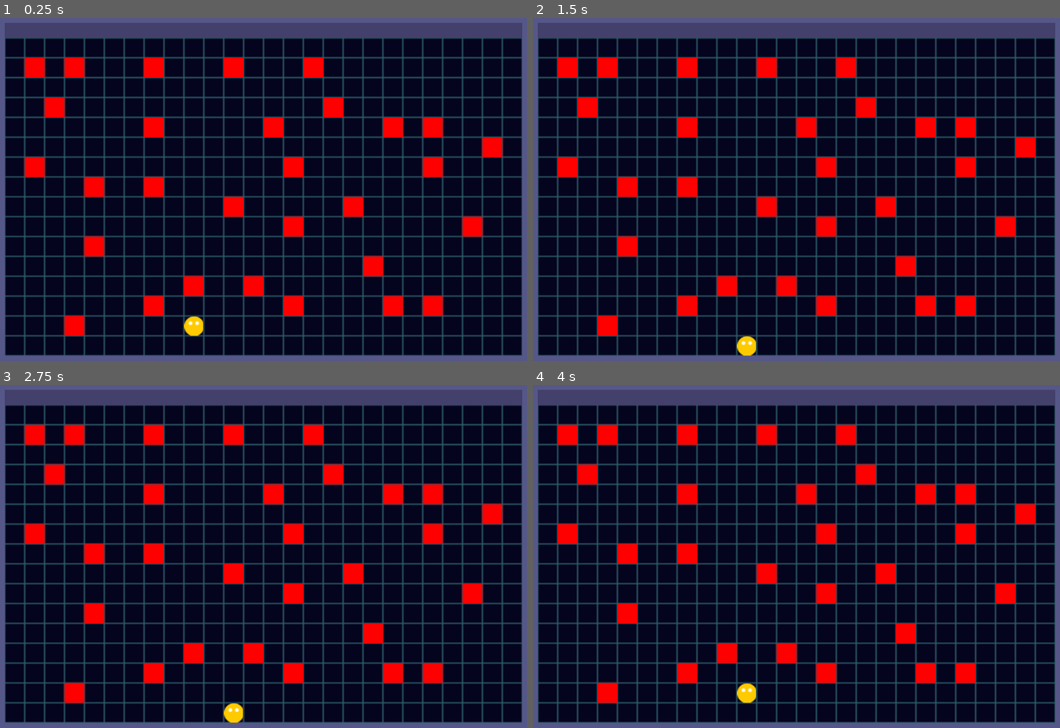
Above: before the commit, frames 1-4 (two rows, left to right).
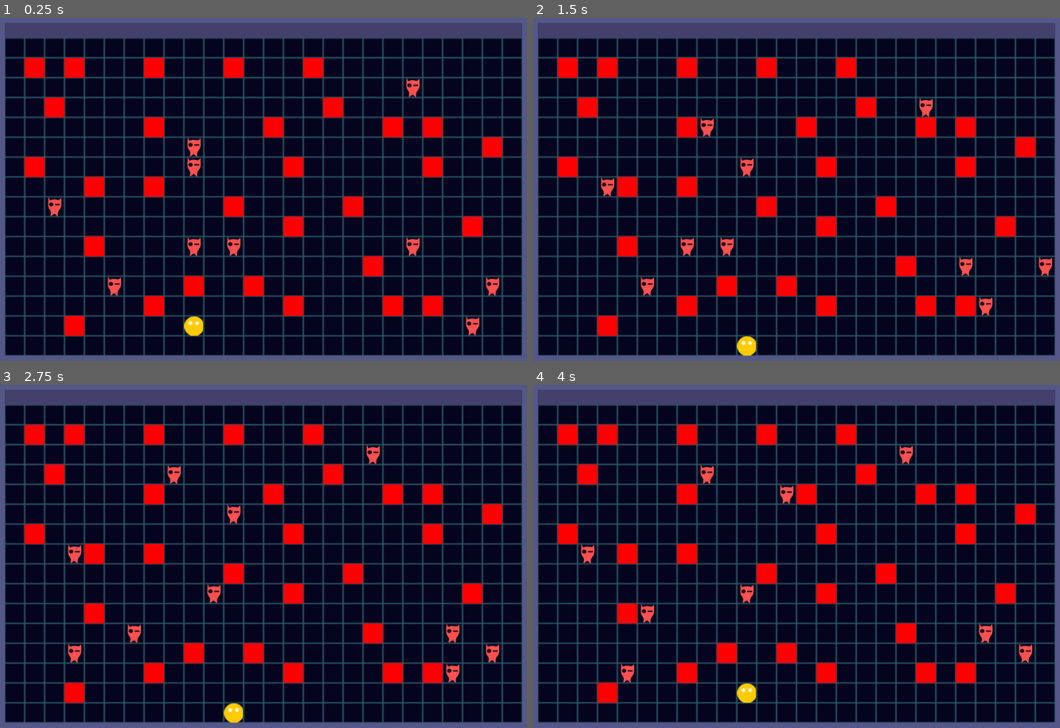
Above: after the commit, the same moments.

Repository: edgex004/RaccoonDelver
Game: Godot game, scene res://Level.tscn
Same seed, same stepped clock (60 frames per second), same inputs: the game is played once before the commit and once after it.
Inputs (mouse positions are in pixels of both pictures, inside the frame that each line leads up to):
- Up to frame 1 (0.25 s): no input
- Up to frame 2 (1.5 s): tap Enter (ui_accept) at 0.5, 0.6, 0.77, 1.07, 1.35 s; move the mouse to (938, 186) at 0.52 s; hold Right (player1_right) 0.53-1.28 s; move the mouse to (670, 223) at 1.27 s; hold Down (player1_down) from 1.28 s (still down)
- Up to frame 3 (2.75 s): tap Enter (ui_accept) at 1.52, 1.82, 2.1 s; move the mouse to (326, 487) at 2.02 s; release Down (player1_down) at 2.03 s; hold Right (player1_right) from 2.03 s (still down)
- Up to frame 4 (4 s): tap Enter (ui_accept) at 2.75, 2.85, 3.02, 3.32, 3.5, 3.6, 3.77 s; move the mouse to (764, 645) at 2.77 s; release Right (player1_right) at 2.78 s; hold Up (player1_up) 2.78-3.53 s; move the mouse to (986, 628) at 3.52 s; hold Left (player1_left) from 3.53 s (still down)

The runs differ from the first frame. In frame 1, 1.1% of the frame differs, in the area x 9-95%, y 17-93%; in frame 2, 1.1%; in frame 3, 1.1%; in frame 4, 1.0%.

Commit message:
Making enemies spawn

Diff:
--- a/Level.gd
+++ b/Level.gd
@@ -14,12 +14,14 @@
 func _ready():
 	randomize() #New random seed
 	$Beat.connect("timeout", self, "_on_Beat_timeout")
-	spawn_random_objects(30)
+	var objects_to_spawn = 30
+	var players_to_spawn = 1
+	var enemies_to_spawn = 10
+	spawn_random_objects(objects_to_spawn, enemies_to_spawn, players_to_spawn)
 
 # Called every frame. 'delta' is the elapsed time since the previous frame.
 func _process(delta):
-	if Input.is_action_just_pressed("ui_accept"):
-		print(check_object_placement_blocked(get_global_mouse_position()))
+	pass
 
 func _on_Beat_timeout():
 	emit_signal("beat")
